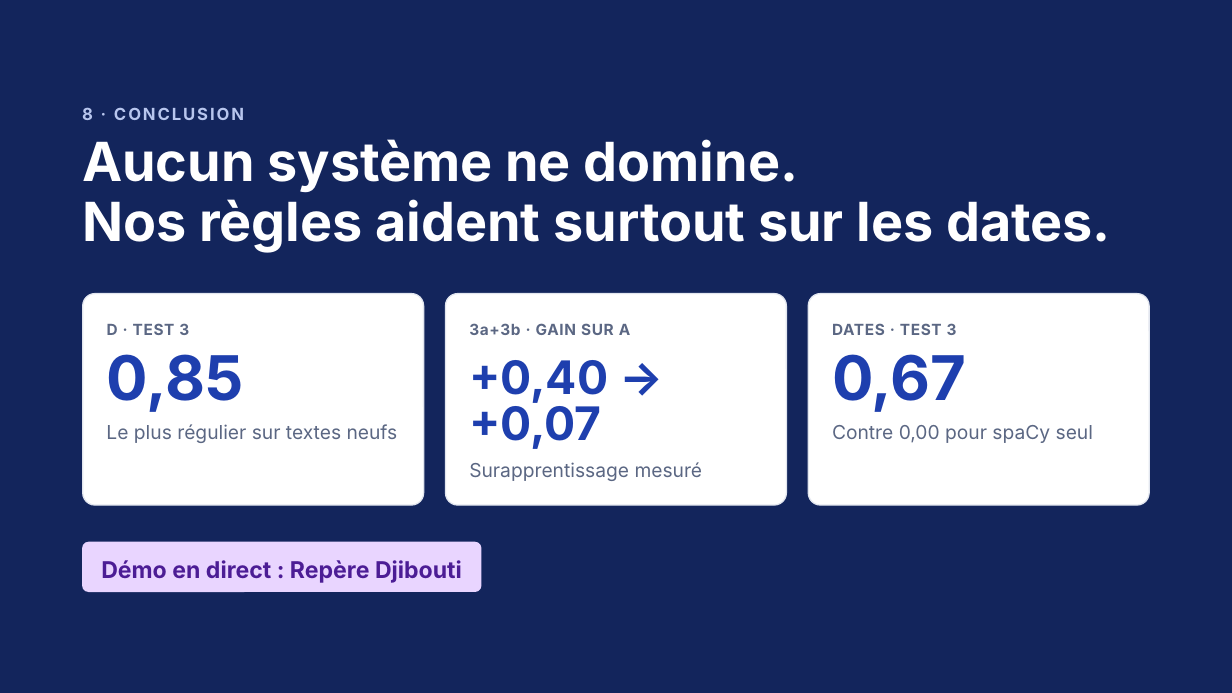
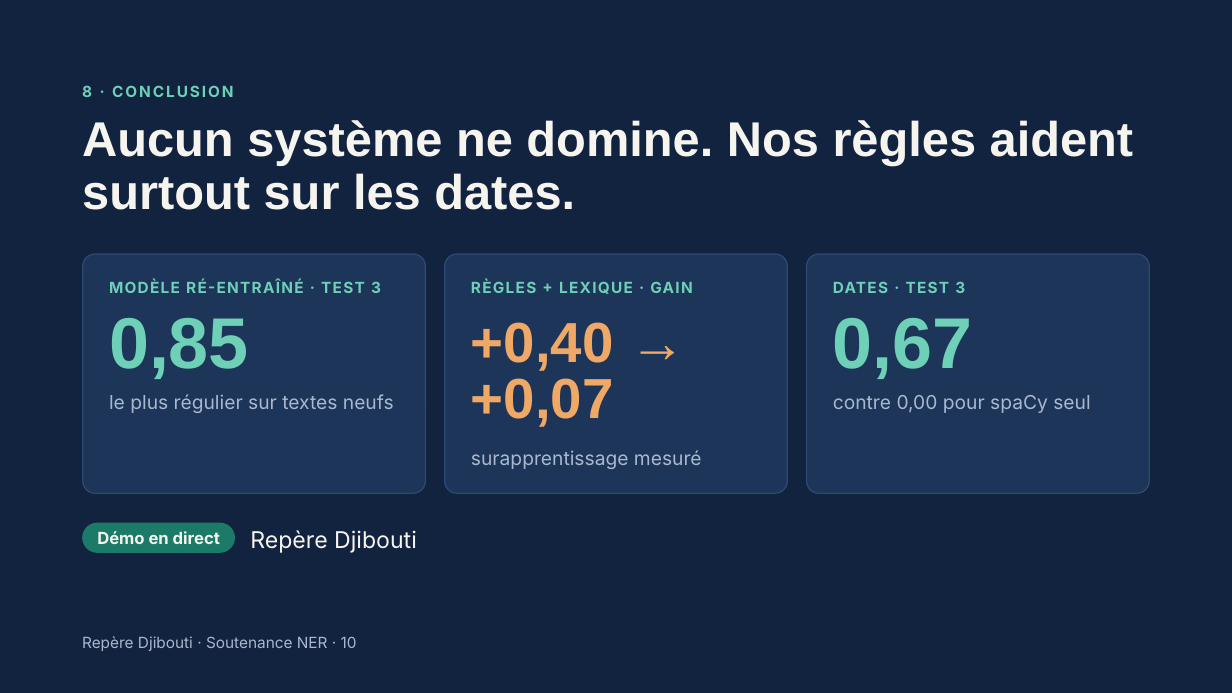
Before and after one commit to Mani26368/taln-ner-djibouti, a slide deck: slide 10 of livrables/Slides_NER_Djibouti.pptx (slide 9 before the commit). Drawn at 1232x693 pixels with LibreOffice and Linux fonts; fonts in the diff are those of the drawing. Boxes give left, top, right and bottom in pixels: in the first picture for what was removed or moved away, otherwise in the second. Text is boxed around its words. In the diff, an @@ line names an element or a change of style, - is before the commit and + after.

```diff
--- a/livrables/Slides_NER_Djibouti.pptx
+++ b/livrables/Slides_NER_Djibouti.pptx
@@ background #13255C to #12233F @@
@@ text "8 · CONCLUSION": place and size @@
-text "8 · CONCLUSION" at (82,107,244,120)
+text "8 · CONCLUSION" at (82,85,234,97)
@@ text "8 · CONCLUSION" at (82,85,234,97): size 13 to 12 pt, text colour #B8C6EE to #6FD0B8; line spacing 18.2pt to 14.4pt @@
@@ title at (82,120,1134,210): text changed; size 42 to 38 pt; font Inter to Arial; text colour #FFFFFF to #F6F4EF @@
-Aucun système ne domine.
-Nos règles aident surtout sur les dates.
+Aucun système ne domine. Nos règles aident surtout sur les dates.
@@ fill #FFFFFF to #1C3558; outline #E2E6EF 1 pt to #2C4A74 1 pt; proportions changed in 3 elements at (445,254,787,494), (807,254,1150,494), (83,254,426,494) @@
@@ rounded rectangle: place and size @@
-rounded rectangle at (83,294,424,506)
+rounded rectangle at (83,254,426,494)
@@ rounded rectangle: place and size @@
-rounded rectangle at (445,294,787,506)
+rounded rectangle at (445,254,787,494)
@@ rounded rectangle: place and size @@
-rounded rectangle at (809,294,1150,506)
+rounded rectangle at (807,254,1150,494)
@@ text at (109,279,381,293): text changed; text colour #5B6783 to #6FD0B8 @@
-D · TEST 3
+MODÈLE RÉ-ENTRAÎNÉ · TEST 3
@@ text added at (471,279,692,294), 12 pt, text #6FD0B8, bold @@
+RÈGLES + LEXIQUE · GAIN
@@ text "DATES · TEST 3": place and size @@
-text "DATES · TEST 3" at (832,323,957,335)
+text "DATES · TEST 3" at (833,281,965,293)
@@ text "DATES · TEST 3" at (833,281,965,293): text colour #5B6783 to #6FD0B8, letter spacing 0.5 to 1 pt; line spacing 16.8pt to 14.4pt @@
@@ text "0,85" at (109,318,249,379): size 48 to 56 pt, font Inter to Arial, text colour #1E3FAE to #6FD0B8; line spacing 55.2pt to 64.4pt @@
@@ text "0,85": place and size @@
-text "0,85" at (107,354,244,412)
+text "0,85" at (109,318,249,379)
@@ text removed at (469,323,630,335) @@
-3a+3b · GAIN SUR A
@@ text "+0,40 → +0,07": place and size @@
-text "+0,40 → +0,07" at (469,360,608,449)
+text "+0,40 → +0,07" at (471,322,614,427)
@@ text "+0,40 → +0,07" at (471,322,614,427): size 36 to 44 pt, font Inter to Arial, text colour #1E3FAE to #F0A867; line spacing 36pt to 44pt @@
@@ text "0,67": place and size @@
-text "0,67" at (832,354,966,412)
+text "0,67" at (833,318,973,379)
@@ text "0,67" at (833,318,973,379): size 48 to 56 pt, font Inter to Arial, text colour #1E3FAE to #6FD0B8; line spacing 55.2pt to 64.4pt @@
@@ text at (109,394,394,413): text changed; text colour #5B6783 to #A9B8CF @@
-Le plus régulier sur textes neufs
+le plus régulier sur textes neufs
@@ text at (833,395,1090,413): text changed; text colour #5B6783 to #A9B8CF @@
-Contre 0,00 pour spaCy seul
+contre 0,00 pour spaCy seul
@@ text at (471,450,702,469): text changed; text colour #5B6783 to #A9B8CF @@
-Surapprentissage mesuré
+surapprentissage mesuré
@@ rounded rectangle "Démo en direct": place and size @@
-rounded rectangle "Démo en direct" at (82,542,482,592)
+rounded rectangle "Démo en direct" at (82,523,235,554)
@@ rounded rectangle "Démo en direct" at (82,523,235,554): fill #E9D5FF to #1B7A68; proportions changed @@
@@ text in rounded rectangle at (97,531,220,544): text changed; size 18 to 13 pt; text colour #4C1D95 to #F6F4EF @@
-Démo en direct : Repère Djibouti
+Démo en direct
@@ text added at (250,530,417,553), 18 pt, text #F6F4EF @@
+Repère Djibouti
@@ text added at (82,636,357,651), 12 pt, text #A9B8CF @@
+Repère Djibouti · Soutenance NER · 10
```
Also in this commit, not shown: 5 other slides changed, 4 slides added, 3 slides removed, 3 other files.
